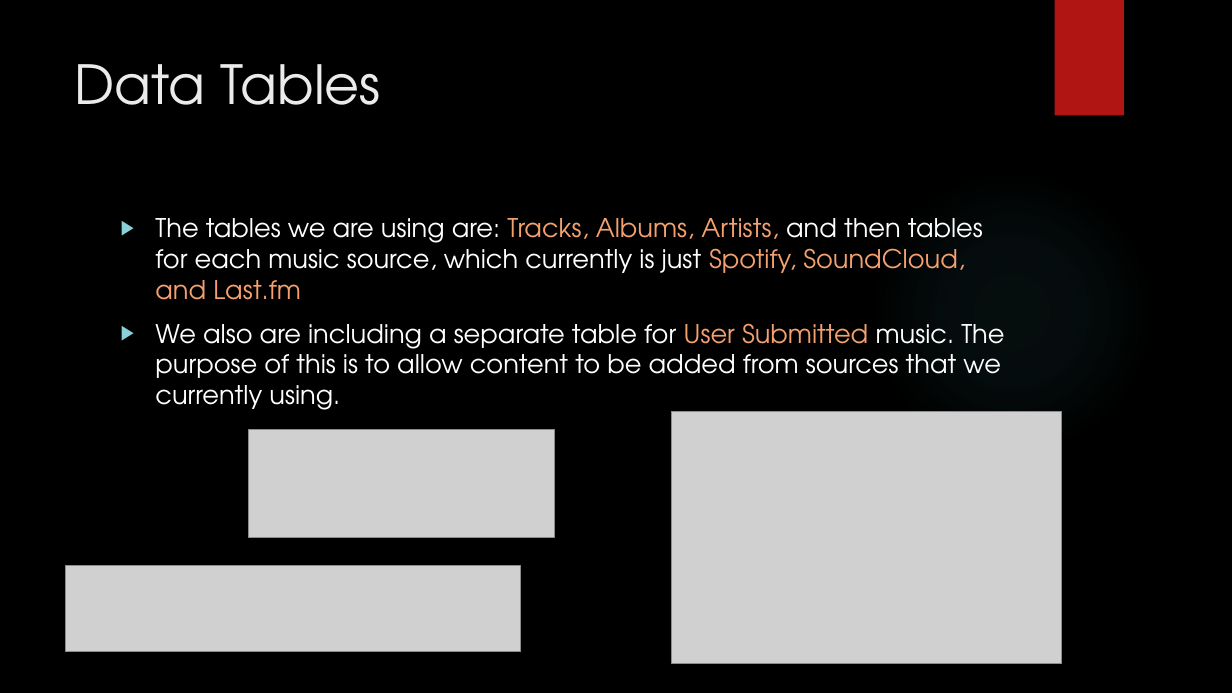
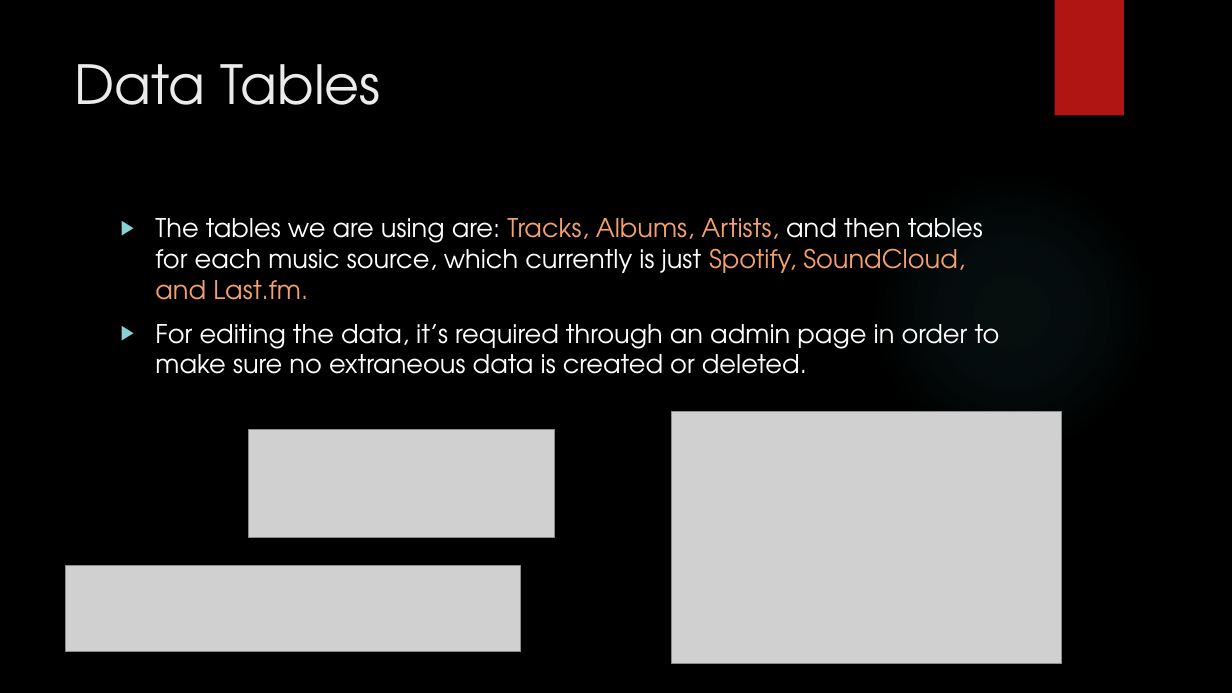
Before and after one commit to manningc13/SongAtlas, a slide deck: slide 3 of SongAtlasPresentation.pptx. Drawn at 1232x693 pixels with LibreOffice and Linux fonts; fonts in the diff are those of the drawing; grey boxes stand for pictures; background and template pictures are left out. Boxes give left, top, right and bottom in pixels: in the first picture for what was removed or moved away, otherwise in the second. Text is boxed around its words. In the diff, an @@ line names an element or a change of style, - is before the commit and + after.

Commit message:
New Field in Tracks Table
Added the custom URL field in the tracks database table for when data is
being created. Also made slight changes to powerpoint

```diff
--- a/SongAtlasPresentation.pptx
+++ b/SongAtlasPresentation.pptx
@@ text at bbox=[155, 218, 1000, 374]: text changed @@
-▶ The tables we are using are: Tracks, Albums, Artists, and then tables for each music source, which currently is just Spotify, SoundCloud, and Last.fm
-▶ We also are including a separate table for User Submitted music. The purpose of this is to allow content to be added from sources that we currently using.
+▶ The tables we are using are: Tracks, Albums, Artists, and then tables for each music source, which currently is just Spotify, SoundCloud, and Last.fm.
+▶ For editing the data, it’s required through an admin page in order to make sure no extraneous data is created or deleted.
```
Also in this commit, not shown: 2 slides added, 1 other file.
